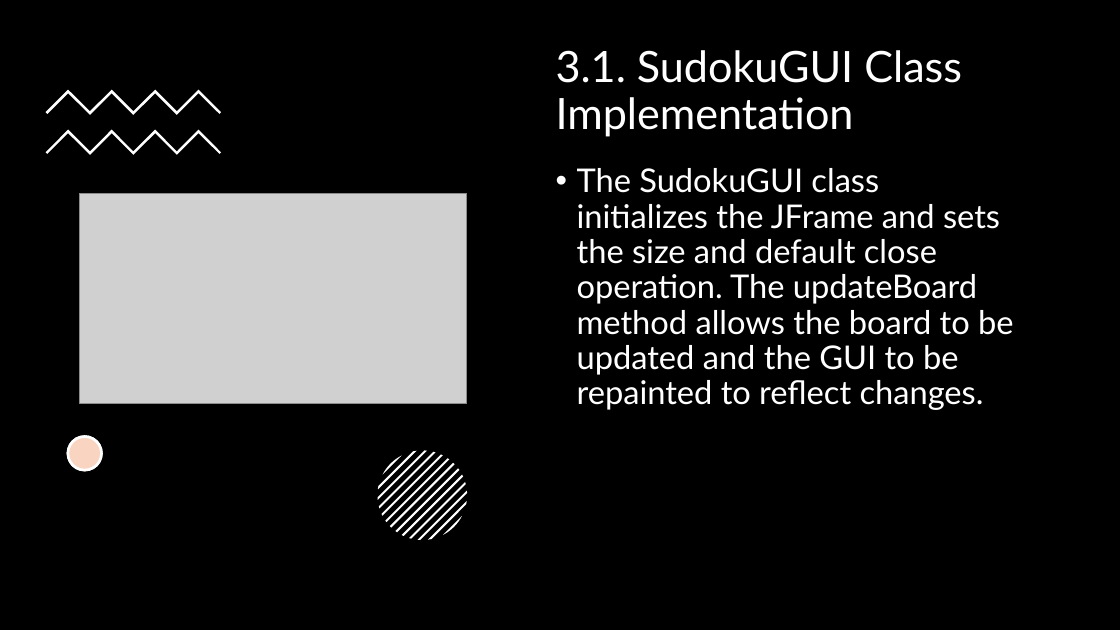
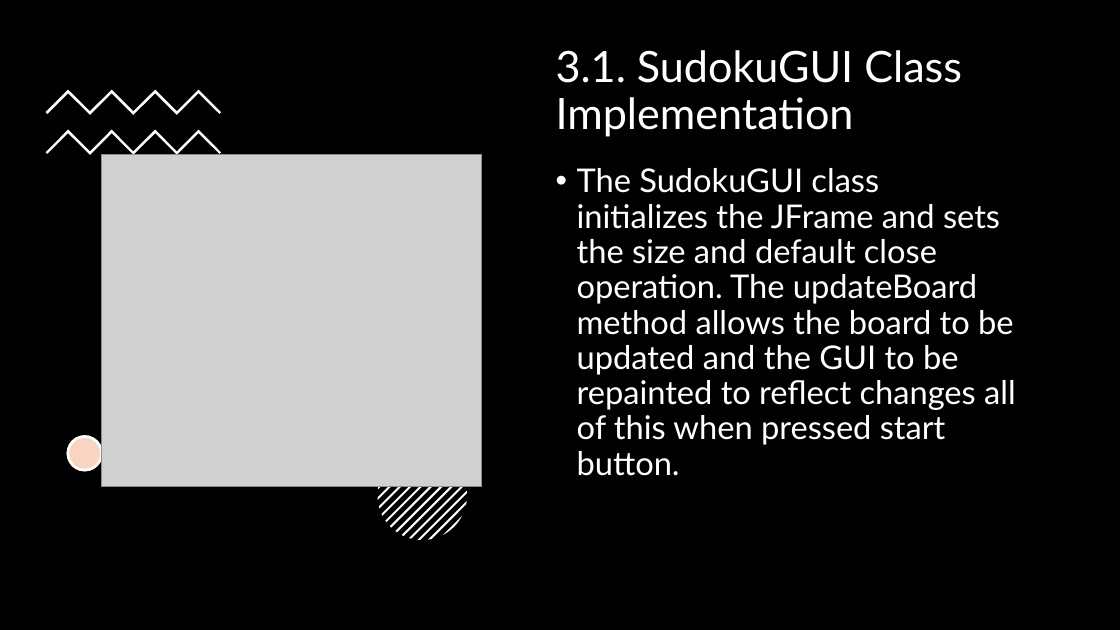
Before and after one commit to Abhishek-Maurya2/sudokuSolver, a slide deck: slide 5 of Sudoku Solver.pptx. Drawn at 1120x630 pixels with LibreOffice and Linux fonts; fonts in the diff are those of the drawing; grey boxes stand for pictures. Boxes give left, top, right and bottom in pixels: in the first picture for what was removed or moved away, otherwise in the second. Text is boxed around its words. In the diff, an @@ line names an element or a change of style, - is before the commit and + after.

Commit message:
modified code and ppt

```diff
--- a/Sudoku Solver.pptx
+++ b/Sudoku Solver.pptx
@@ picture: place and size @@
-picture at <box>80,193,467,403</box>
+picture at <box>102,155,482,487</box>
@@ text at <box>577,168,1016,476</box>: text changed @@
-• The SudokuGUI class initializes the JFrame and sets the size and default close operation. The updateBoard method allows the board to be updated and the GUI to be repainted to reflect changes.
+• The SudokuGUI class initializes the JFrame and sets the size and default close operation. The updateBoard method allows the board to be updated and the GUI to be repainted to reflect changes all of this when pressed start button.
@@ freeform shape removed at <box>382,455,402,475</box> @@
```
Also in this commit, not shown: 2 other slides changed, 3 other files.
